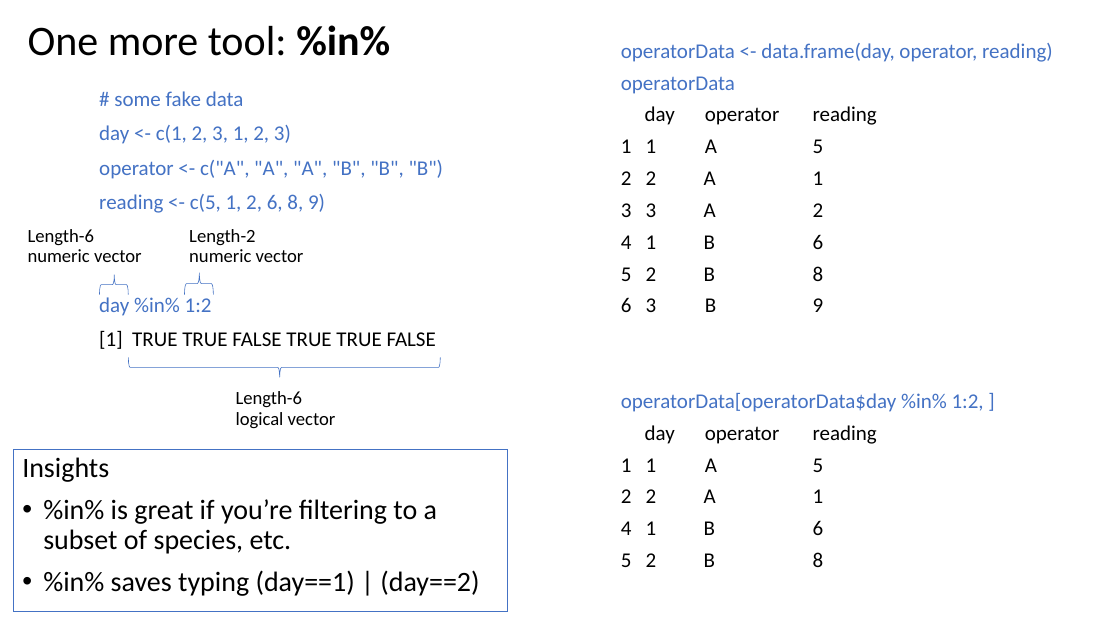
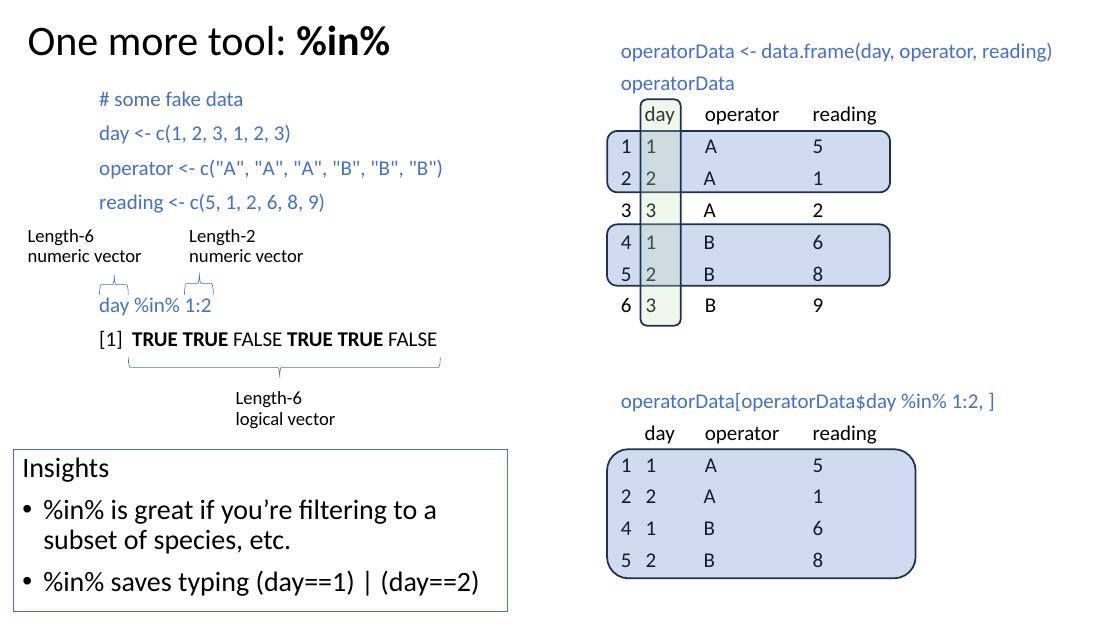
Before and after one commit to justinpriest/ADFG_R_Intro_Workshop, a slide deck: slide 24 of presentations/4 - Programming Basics 2 - Under the Hood.pptx (slide 25 before the commit). Drawn at 1120x630 pixels with LibreOffice and Linux fonts; fonts in the diff are those of the drawing. Boxes give left, top, right and bottom in pixels: in the first picture for what was removed or moved away, otherwise in the second. Text is boxed around its words. In the diff, an @@ line names an element or a change of style, - is before the commit and + after.

```diff
--- a/presentations/4 - Programming Basics 2 - Under the Hood.pptx
+++ b/presentations/4 - Programming Basics 2 - Under the Hood.pptx
@@ rounded rectangle added at bbox=[640, 99, 681, 326], fill #C5E0B4 at 25% opacity, outline #1E3256 1.5 pt @@
@@ rounded rectangle added at bbox=[607, 131, 891, 192], fill #4472C4 at 25% opacity, outline #1E3256 1.5 pt @@
@@ rounded rectangle added at bbox=[607, 224, 891, 286], fill #4472C4 at 25% opacity, outline #1E3256 1.5 pt @@
@@ text at bbox=[99, 330, 437, 349]: bold on in "TRUE TRUE TRUE TRUE" @@
@@ rounded rectangle added at bbox=[607, 450, 916, 579], fill #4472C4 at 25% opacity, outline #1E3256 1.5 pt @@
```
Also in this commit, not shown: 9 other slides changed, 8 slides removed, 12 other files.
